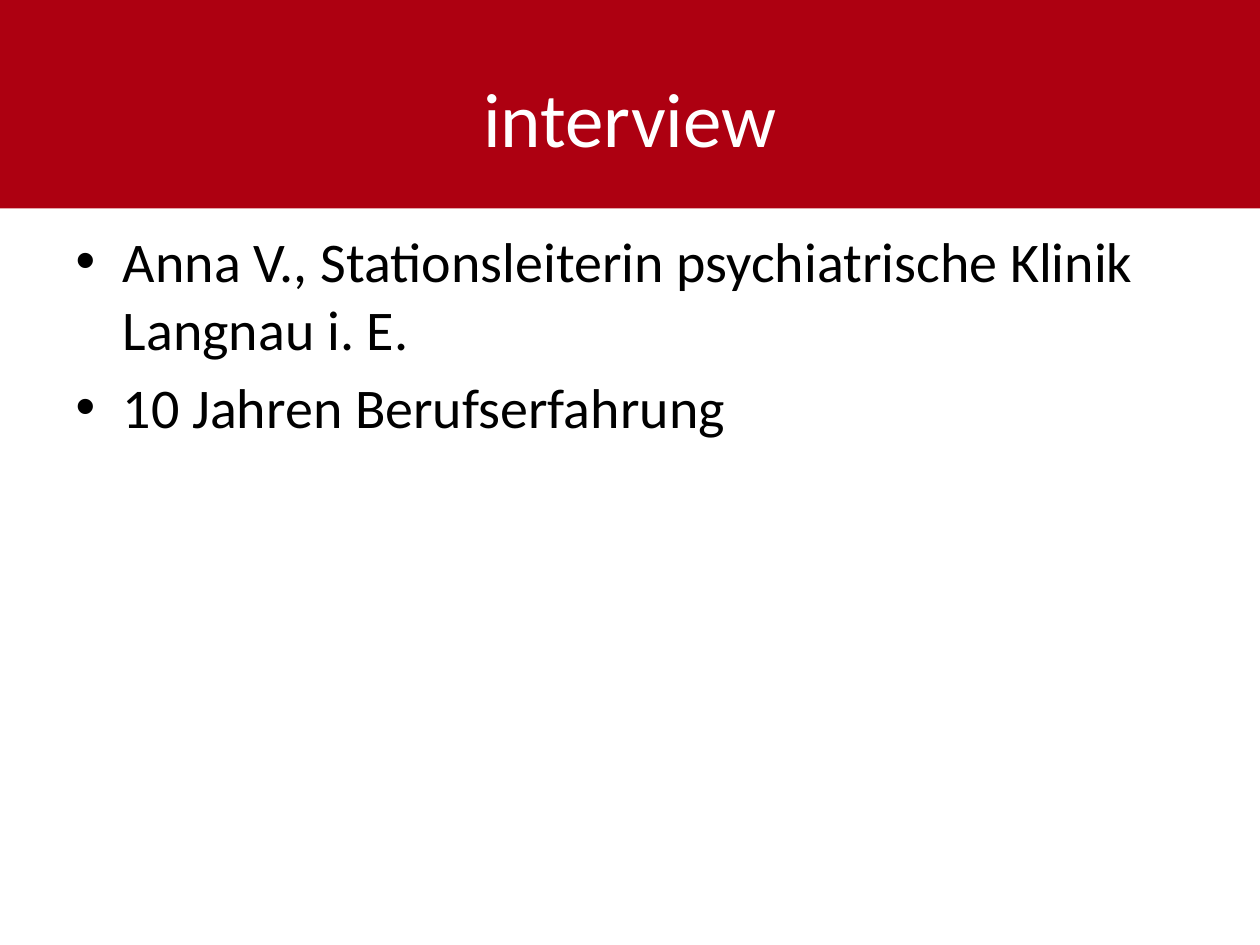
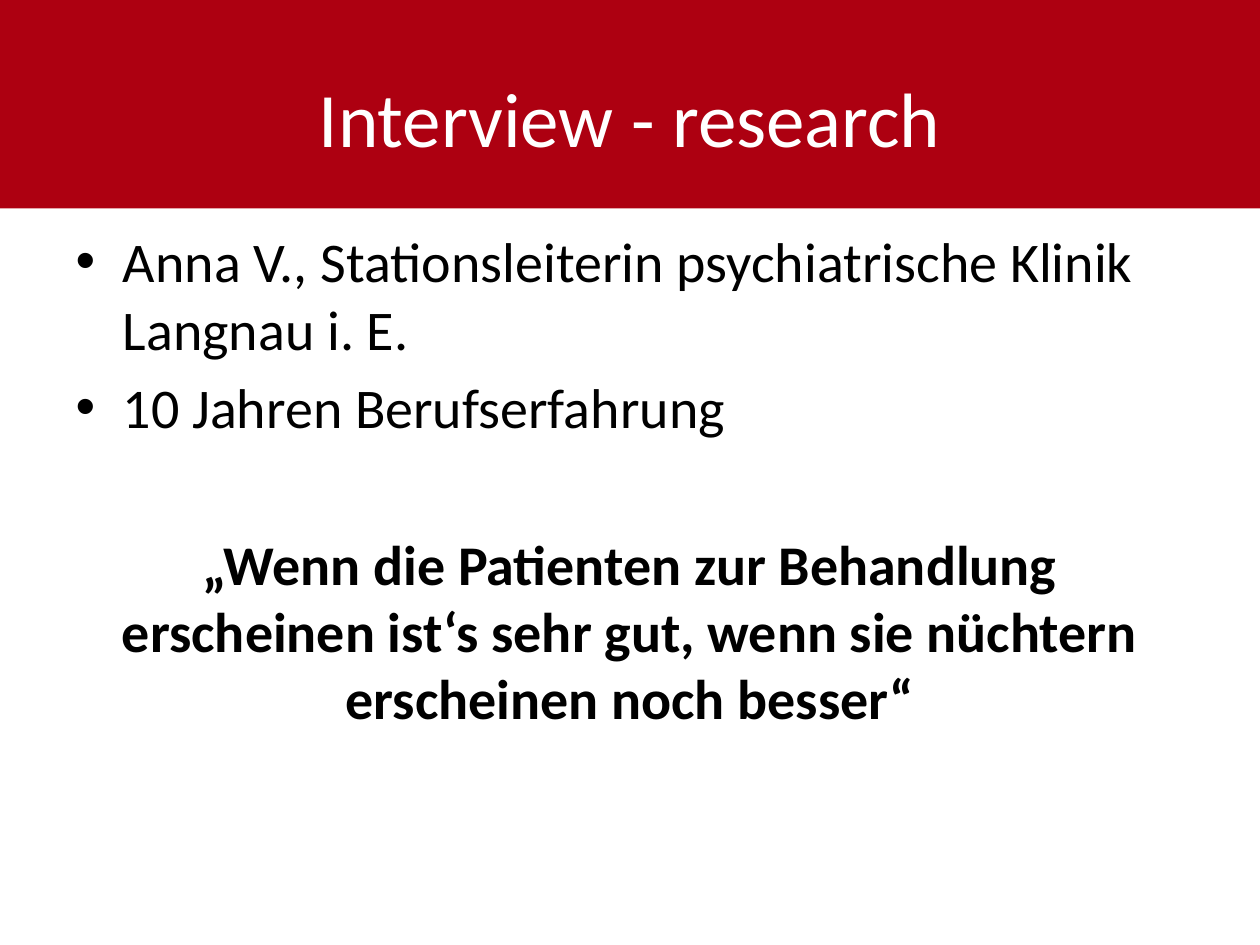
Before and after one commit to shylux/ch.bfh.bti7081.s2015.rot, a slide deck: slide 4 of doc/task03/Design_Thinking_final.pptx (slide 3 before the commit). Drawn at 1260x945 pixels with LibreOffice and Linux fonts; fonts in the diff are those of the drawing. Boxes give left, top, right and bottom in pixels: in the first picture for what was removed or moved away, otherwise in the second. Text is boxed around its words. In the diff, an @@ line names an element or a change of style, - is before the commit and + after.

```diff
--- a/doc/task03/Design_Thinking_final.pptx
+++ b/doc/task03/Design_Thinking_final.pptx
@@ title at bbox=[319, 93, 940, 148]: text changed @@
-interview
+Interview - research
@@ text at bbox=[122, 545, 1137, 720]: paragraph added @@
+„Wenn die Patienten zur Behandlung erscheinen ist‘s sehr gut, wenn sie nüchtern erscheinen noch besser“
```
Also in this commit, not shown: 3 other slides changed, 2 slides added.
